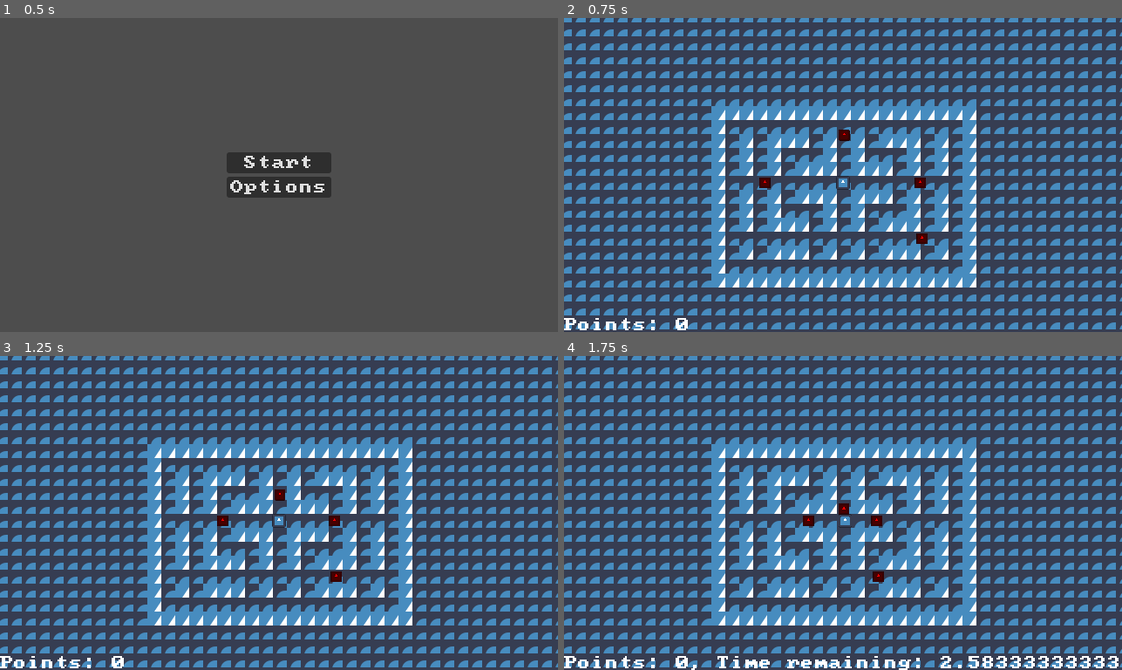
Above: before the commit, frames 1-4 (two rows, left to right).
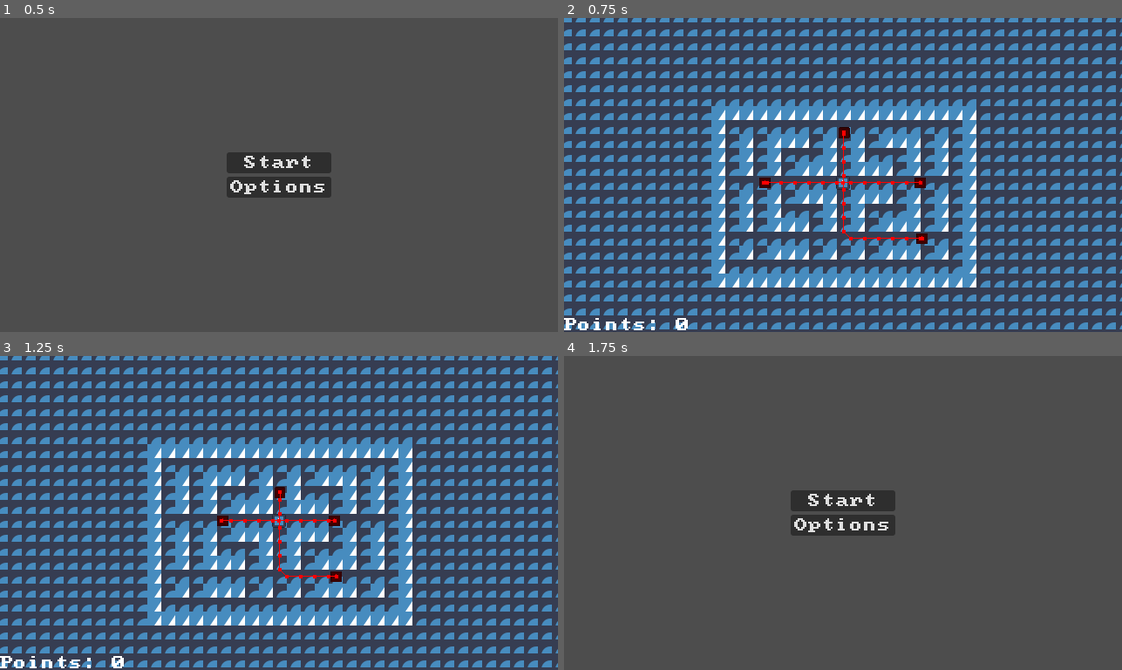
Above: after the commit, the same moments.

Repository: GTea30/run-bomby-run
Game: Godot game, scene res://src/main.tscn
The game is run twice, just before and just after one commit, with the same random seed, the same clock (stepped at 60 frames per second) and the same inputs. The engine's default icon, where the game draws it, is replaced by a stand-in: a white triangle on a blue panel in a dark square.
Inputs:
- Up to frame 1 (0.5 s): no input
- Up to frame 2 (0.75 s): click "Start" at 0.5 s
- Up to frame 3 (1.25 s): no input
- Up to frame 4 (1.75 s): hold D (Move Right) from 1.28 s (still down); hold Space (Explode) from 1.28 s (still down)

Frame 1 is identical in both runs. In frame 2, 0.3% of the frame differs, in the area x 35-65%, y 34-71%; in frame 3, 0.3%; in frame 4, 42%, in the area x 0-100%, y 0-100%.

Commit message:
fixing enemy ai a little

Diff:
--- a/src/game/enemy/enemy.tscn
+++ b/src/game/enemy/enemy.tscn
@@ -4,7 +4,7 @@
 [ext_resource type="Script" uid="uid://8sc25pd4hyph" path="res://src/game/enemy/enemy.gd" id="1_juonw"]
 
 [sub_resource type="RectangleShape2D" id="RectangleShape2D_02yun"]
-size = Vector2(126, 124)
+size = Vector2(145, 141)
 
 [node name="Enemy" type="CharacterBody2D" unique_id=226046125]
 modulate = Color(1, 0, 0, 1)
@@ -19,9 +19,12 @@
 
 [node name="NavigationAgent2D" type="NavigationAgent2D" parent="." unique_id=227348275]
 path_postprocessing = 1
+avoidance_enabled = true
+radius = 25.0
+debug_enabled = true
 
 [node name="Area2D" type="Area2D" parent="." unique_id=1493761059]
 
 [node name="CollisionShape2D" type="CollisionShape2D" parent="Area2D" unique_id=1342565159]
-position = Vector2(0, -1)
+position = Vector2(-2.5, -0.5)
 shape = SubResource("RectangleShape2D_02yun")
